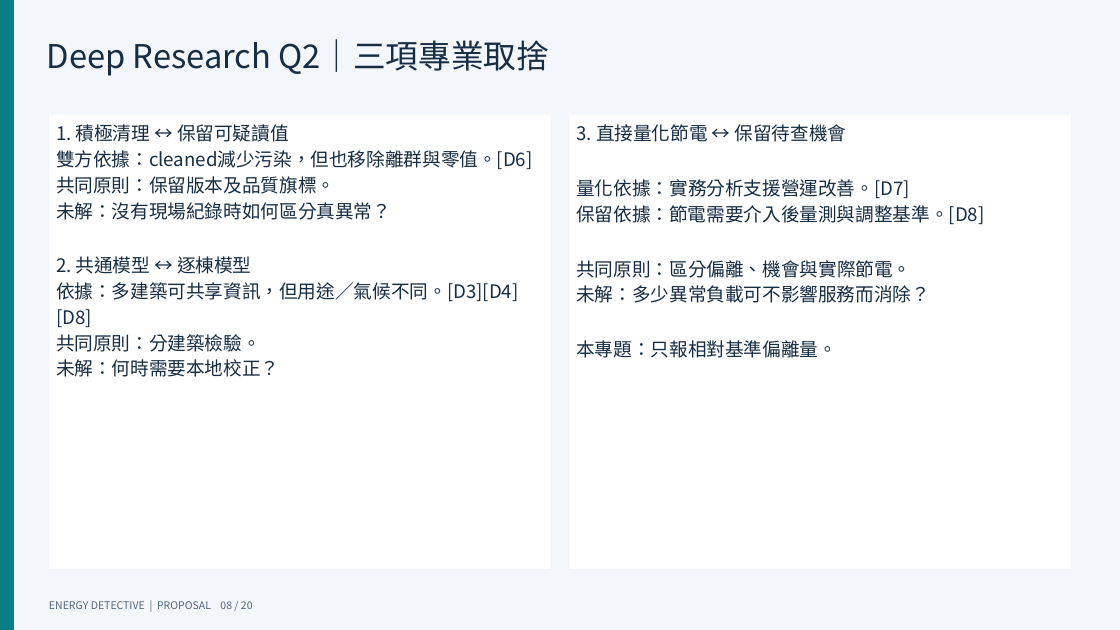
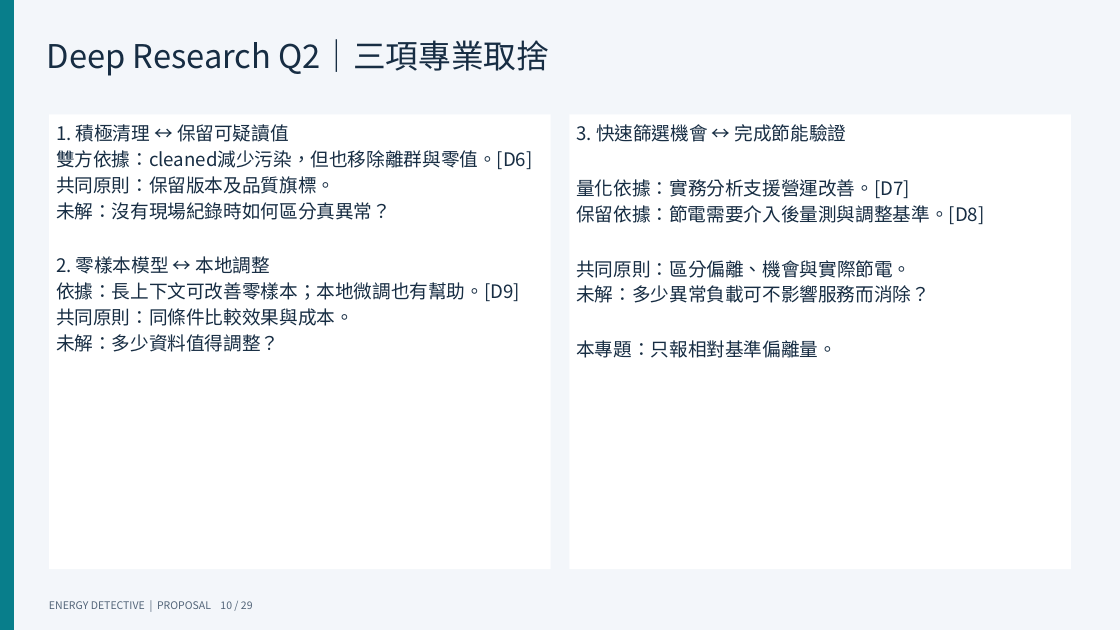
Before and after one commit to benson103081/energy-detective-agent, a slide deck: slide 10 of deliverables/Proposal.pptx (slide 8 before the commit). Drawn at 1120x630 pixels with LibreOffice and Linux fonts; fonts in the diff are those of the drawing. Boxes give left, top, right and bottom in pixels: in the first picture for what was removed or moved away, otherwise in the second. Text is boxed around its words. In the diff, an @@ line names an element or a change of style, - is before the commit and + after.

Commit message:
Complete proposal evaluation protocol and reproducible deliverables

```diff
--- a/deliverables/Proposal.pptx
+++ b/deliverables/Proposal.pptx
@@ text in rectangle at (576, 124, 847, 142): text changed @@
-3. 直接量化節電 ↔ 保留待查機會
+3. 快速篩選機會 ↔ 完成節能驗證
@@ text in rectangle at (56, 256, 520, 352): text changed @@
-2. 共通模型 ↔ 逐棟模型
-依據：多建築可共享資訊，但用途／氣候不同。[D3][D4][D8]
-共同原則：分建築檢驗。
-未解：何時需要本地校正？
+2. 零樣本模型 ↔ 本地調整
+依據：長上下文可改善零樣本；本地微調也有幫助。[D9]
+共同原則：同條件比較效果與成本。
+未解：多少資料值得調整？
@@ text at (49, 601, 253, 609): text changed @@
-ENERGY DETECTIVE | PROPOSAL 08 / 20
+ENERGY DETECTIVE | PROPOSAL 10 / 29
```
Also in this commit, not shown: 19 other slides changed, 9 slides added, 20 other files.
